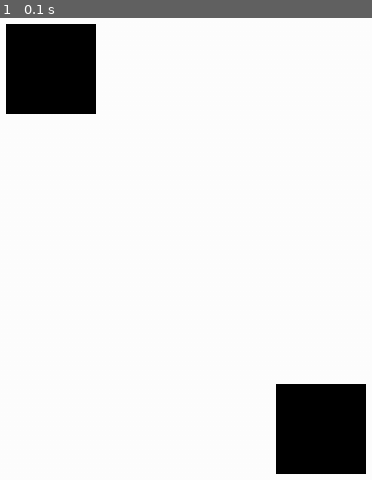
Above: before the commit, frame 1.
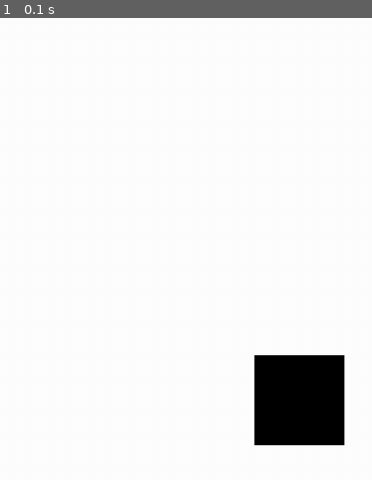
Above: after the commit, the same moment.

Repository: Ironislife98/physics
Game: pygame game, started from main.py
Same seed, same stepped clock (60 frames per second), same inputs: the game is played once before the commit and once after it.
Inputs:
- Up to frame 1 (0.1 s): no input

The runs differ from the first frame. In frame 1, 9.3% of the frame differs, in the area x 1-99%, y 1-99%.

Commit message:
Starting work on test.py

Diff:
--- a/Physics2D.py
+++ b/Physics2D.py
@@ -2,6 +2,8 @@
 import math
 
 Attractors = []
+
+G = 6.6743 * (10 ** -11)
 
 
 class RigidBody2D:
@@ -11,7 +13,7 @@
 
     def addForce(self, initialVector, moveTowards, force):
         """Takes in initialVector and forceVector and returns Vector2 of initalVector moved towards a vector by a force"""
-        return initialVector.move_towards(moveTowards.xy, 100)
+        return initialVector.move_towards(moveTowards.xy, force)
 
 
 class Attractor:
@@ -19,9 +21,15 @@
         self.childClass = childClass
         Attractors.append(self.childClass)
 
-    def Update(self):
+    def update(self):
+        toreturn = []
         for attractor in Attractors:
-            self.Attract(attractor)
+            if attractor.childClass.name != self.childClass.name:
+                toreturn.append(self.Attract(attractor))
+        """temp = pygame.Vector2(0, 0)
+        for item in toreturn:
+            temp = temp + item"""
+        return toreturn
 
     def Attract(self, objToAttract):
         """
@@ -31,12 +39,12 @@
         direction = self.childClass.vector - objToAttract.vector
         distance = direction.magnitude()
         try:
-            forcemagnitude = (self.childClass.rb.mass * objToAttract.rb.mass) / math.pow(distance, 2)
+            forcemagnitude =  G * (self.childClass.rb.mass * objToAttract.rb.mass) / math.pow(distance, 2)
             # Calculate Euclidian distance Instead
             force = direction.normalize() * forcemagnitude
         except ZeroDivisionError:
             force = pygame.math.Vector2(0, 0)
-        print(force.xy)
+        force = force.distance_to(objToAttract.vector)
         # Add some force
         # How?
         # return pygame.math.Vector2.move_towards(objToAttract.vector, force)
--- a/SmallObject.py
+++ b/SmallObject.py
@@ -2,14 +2,17 @@
 import pygame
 from Physics2D import RigidBody2D, Attractor
 
+
+# All objects need a .name
 class smallObject(Attractor):
-    def __init__(self, x, y, width, height, mass, color=(0, 0, 0)):
+    def __init__(self, x, y, width, height, mass, name="smallObject", color=(0, 0, 0)):
         self.vector = Vector2(x, y)
         self.width = width
         self.height = height
         self.rect = pygame.Rect(self.vector.x, self.vector.y, self.width, self.height)
         self.color = color
         self.rb = RigidBody2D(mass, drag=1)
+        self.name = name
         super().__init__(self.rb, childClass=self)
 
     def draw(self, surface):
--- a/main.py
+++ b/main.py
@@ -1,7 +1,6 @@
 import pygame
 import SmallObject
-
-
+import time
 
 pygame.init()
 
@@ -9,22 +8,27 @@
 win = pygame.display.set_mode((WIDTH, HEIGHT))
 
 
-obj1 = SmallObject.smallObject(100, 100, 100, 100, 100)
-obj2 = SmallObject.smallObject(400, 500, 100, 100, 100)
+obj1 = SmallObject.smallObject(100, 100, 100, 100, 1)
+obj2 = SmallObject.smallObject(400, 500, 100, 100, 1, name="Ground1")
+
 
 run = True
 while run:
     for event in pygame.event.get():
         if event.type == pygame.QUIT:
             pygame.quit()
+            run = False
             break
+
+
     win.fill((255, 255, 255))
 
     obj1.draw(win)
     obj2.draw(win)
 
-
-    obj1.Update()
-    obj2.Update()
-
+    for vector in obj1.update():
+        obj1.vector.move_towards_ip(vector, 100)
+    for vector in obj2.update():
+        obj2.vector.move_towards_ip(vector, 10)
+    print(obj1.vector, obj2.vector)
     pygame.display.update()
